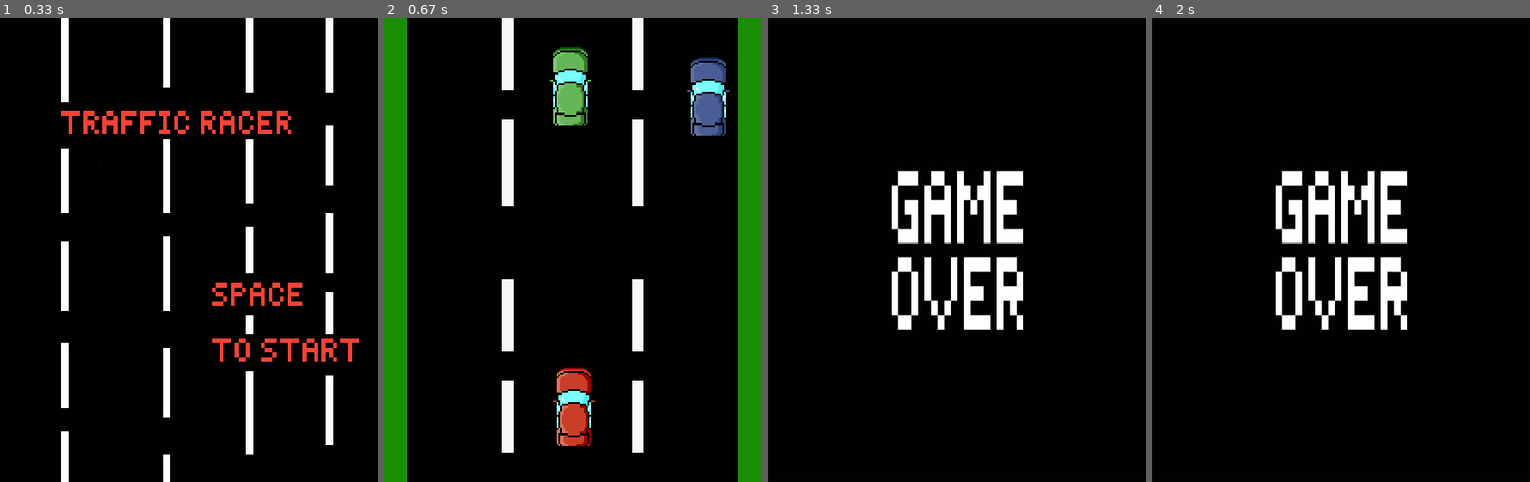
Above: before the commit, frames 1-4 (left to right).
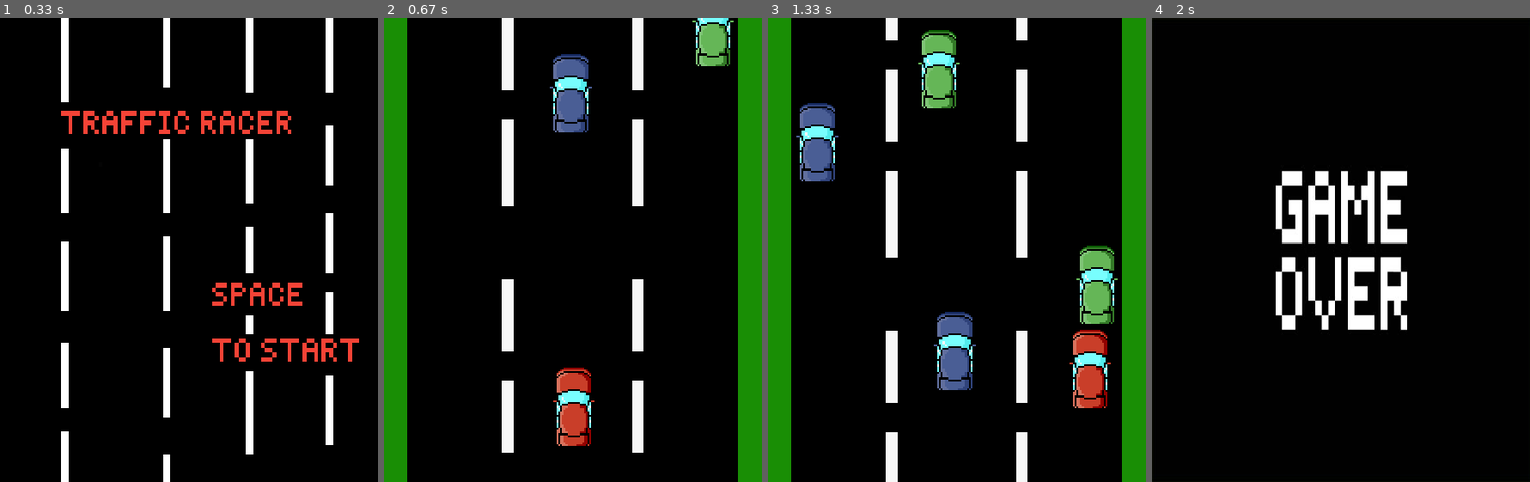
Above: after the commit, the same moments.

Repository: joaobueno16/Projeto_final_dessoft
Game: pygame game, started from Codigo_pygame.py
Same seed, same stepped clock (60 frames per second), same inputs: the game is played once before the commit and once after it.
Inputs:
- Up to frame 1 (0.33 s): no input
- Up to frame 2 (0.67 s): tap Space at 0.33 s
- Up to frame 3 (1.33 s): hold Right 0.67-1.13 s; hold Up from 1.17 s (still down)
- Up to frame 4 (2 s): release Up at 1.47 s

Frame 1 is identical in both runs. In frame 2, 3.5% of the frame differs, in the area x 43-93%, y 0-26%; in frame 3, 28%, in the area x 0-100%, y 0-100%; in frame 4, nothing differs.

Commit message:
fiz alguns ajustes de performance

Diff:
--- a/Codigo_pygame.py
+++ b/Codigo_pygame.py
@@ -26,7 +26,7 @@
 BLUE = (0, 0, 255)
 YELLOW = (255, 255, 0)
 
-pos_car_ini = [70, 190, 350]
+pos_car_ini = [30, 190, 350]
 
 
 class Player(pygame.sprite.Sprite):
@@ -55,7 +55,7 @@
         self.rect.bottom = HEIGHT - 40
 
         # Velocidade do carro
-        self.speedx = 4
+        self.speedx = 0
         self.speedy = 0
 
     # Metodo que atualiza a posição do carro
@@ -97,7 +97,7 @@
         self.rect = self.image.get_rect()
 
         # Sorteia um lugar inicial em x
-        self.rect.x = pos_car_ini[random.randint(0, 2)]
+        self.rect.x =random.randint(45,380) #pos_car_ini[random.randint(0, 2)]
         # Sorteia um lugar inicial em y
         self.rect.y = random.randrange(-640, -70)
         # Sorteia uma velocidade inicial
@@ -110,7 +110,7 @@
 
         # Se o carro passar do final da tela, volta para cima
         if self.rect.top > HEIGHT + 10:
-            self.rect.x = pos_car_ini[random.randint(0, 2)]
+            self.rect.x =random.randint(45,380) #pos_car_ini[random.randint(0, 2)]
             self.rect.y = random.randrange(-150, -30)
 
 
@@ -141,7 +141,7 @@
         self.rect = self.image.get_rect()
 
         # Sorteia um lugar inicial em x
-        self.rect.x = pos_car_ini[random.randint(0, 2)]
+        self.rect.x = pos_car_ini[random.randint(0, 2)]#random.randint(45,390)
         # Sorteia um lugar inicial em y
         self.rect.y = random.randrange(-640, -70)
         # Sorteia uma velocidade inicial
@@ -154,7 +154,7 @@
 
         # Se o carro passar do final da tela, volta para cima
         if self.rect.top > HEIGHT + 10:
-            self.rect.x = pos_car_ini[random.randint(0, 2)]
+            self.rect.x = pos_car_ini[random.randint(0, 2)]#random.randint(45,390)
             self.rect.y = random.randrange(-150, -30)
 
 
@@ -275,12 +275,12 @@
 mobs = pygame.sprite.Group()
 
 # Cria 8 carros aleatorios e adiciona no grupo carros aleatorios
-for i in range(5):
+for i in range(3):
         m = Mob()
         all_sprites.add(m)
         mobs.add(m)
 
-for x in range(5):
+for x in range(3):
         m2 = Mob2()
         all_sprites.add(m2)
         mobs.add(m2)
@@ -361,13 +361,13 @@
                     # Dependendo da tecla, altera a velocidade.
                 if event.type == pygame.KEYDOWN:
                     if event.key == pygame.K_LEFT:
-                        player.speedx = -8
+                        player.speedx = -11
                     if event.key == pygame.K_RIGHT:
-                        player.speedx = 8
+                        player.speedx = 11
                     if event.key == pygame.K_UP:
-                        player.speedy = -8
+                        player.speedy = -11
                     if event.key == pygame.K_DOWN:
-                        player.speedy = 8
+                        player.speedy = 11
 
                 # Verifica se soltou alguma tecla.
                 if event.type == pygame.KEYUP:
